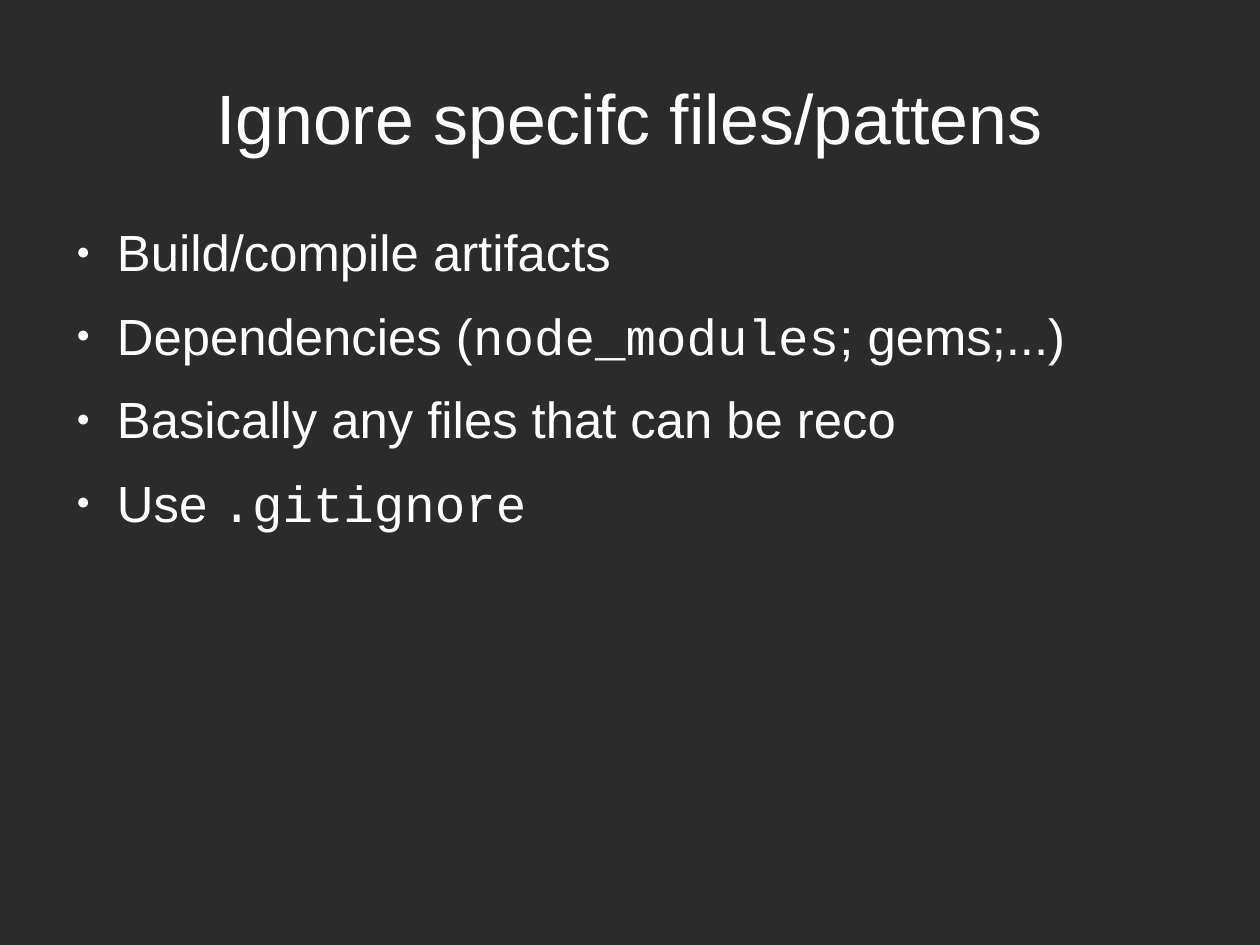
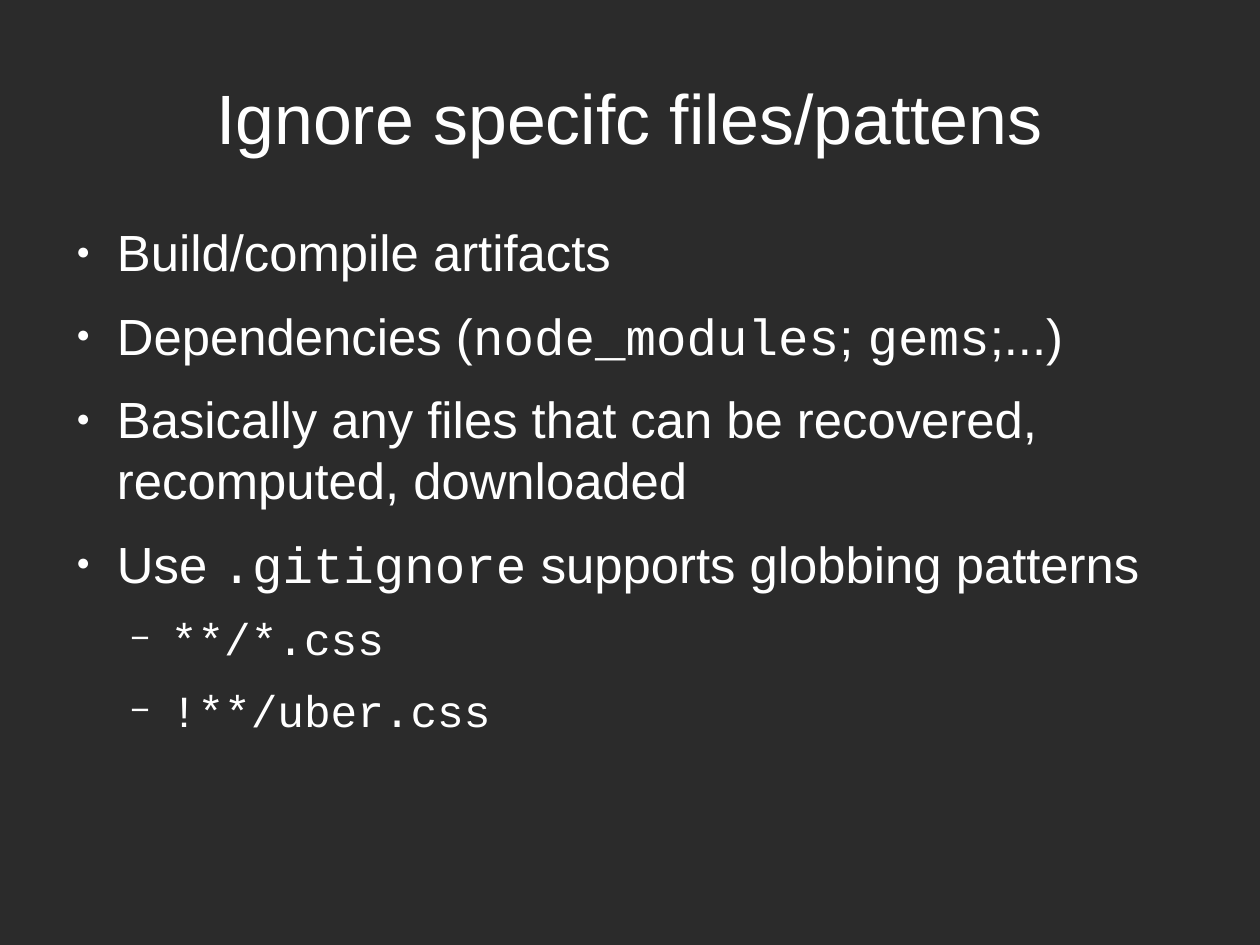
Before and after one commit to hwdegroot/days-of-code, a slide deck: slide 12 of presentation/zee-slides.odp. Drawn at 1260x945 pixels with LibreOffice and Linux fonts; fonts in the diff are those of the drawing; background and template pictures are left out; a plain dark background stands for a picture behind light text. Boxes give left, top, right and bottom in pixels: in the first picture for what was removed or moved away, otherwise in the second. Text is boxed around its words. In the diff, an @@ line names an element or a change of style, - is before the commit and + after.

```diff
--- a/presentation/zee-slides.odp
+++ b/presentation/zee-slides.odp
@@ text at (117,318,1063,366): font Arial to Courier New in "gems;...)" @@
@@ text at (117,401,1139,728): text changed @@
-● Basically any files that can be reco
-● Use .gitignore
+● Basically any files that can be recovered, recomputed, downloaded
+● Use .gitignore supports globbing patterns
+  − **/*.css
+  − !**/uber.css
```
Also in this commit, not shown: 1 other slide changed, 13 other files.
